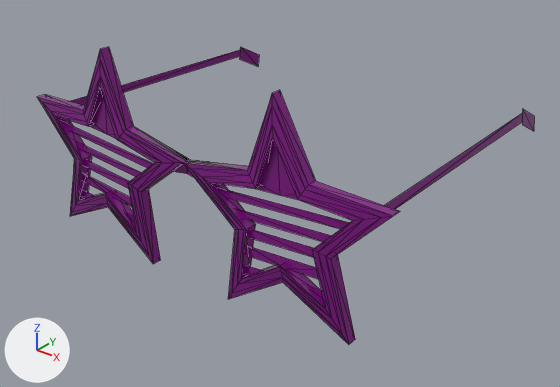
The glTF model addons/Cubiix_Assets/Mods/TTSAsset/Assets/Mesh/Character/Face_Accessories/Star_Shades.gltf, before and after one commit.
The view is the same before and after, from a 50 mm lens placed at (2.63, -3.74, 5.21), pointed at (0.04, -0.5, 3.2). The lights are fixed; the arrows at lower left show +X, +Y and +Z. Mesh edges are drawn as thin lines. Vertices at the same position are counted once.

Objects in the first picture: 'Star_Shades'.
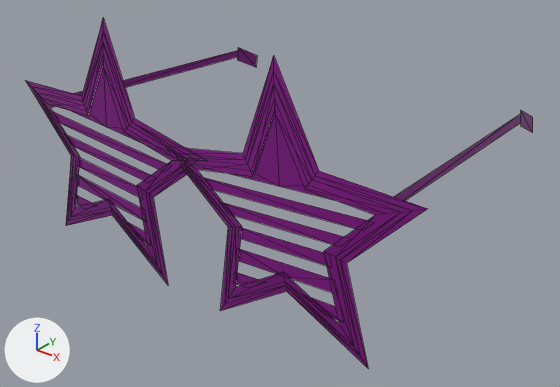
Pixel boxes [x1, y1, x2, y2] of what changed, in the pictures (560 x 387 px; the box of a moved part takes in the faces that stretch with it):
'Star_Shades', reshaped (18% taller): before [37, 47, 535, 344]; after [26, 18, 533, 368]
part 1 of me_circle_007, moved or reshaped: before [89, 94, 117, 139]; after [72, 65, 143, 144]
part 2 of me_circle_007, moved or reshaped: before [84, 174, 132, 207]; after [78, 176, 143, 220]
part 3 of me_circle_007, moved or reshaped: before [69, 47, 259, 105]; after [50, 47, 257, 108]
part 4 of me_circle_007, moved or reshaped: before [254, 143, 297, 200]; after [228, 113, 336, 201]
part 5 of me_circle_007, moved or reshaped: before [247, 246, 319, 279]; after [239, 249, 332, 292]
part 6 of me_circle_007, moved or reshaped: before [384, 109, 535, 209]; after [394, 110, 533, 201]
part 7 of me_circle_007, rebuilt: before [85, 160, 129, 189]; after [79, 158, 139, 197]
part 8 of me_circle_007, rebuilt (29% wider, 27% taller): before [76, 141, 141, 177]; after [67, 135, 151, 181]
part 9 of me_circle_007, rebuilt (28% wider, 28% taller): before [64, 122, 153, 168]; after [52, 111, 166, 170]
part 10 of me_circle_007, rebuilt (32% wider, 30% taller): before [249, 229, 314, 258]; after [241, 228, 327, 266]
part 11 of me_circle_007, rebuilt (24% wider, 20% taller): before [235, 208, 331, 242]; after [224, 203, 343, 244]
part 12 of me_circle_007, rebuilt (26% wider, 26% taller): before [220, 188, 350, 229]; after [203, 177, 367, 229]
part 13 of me_circle_007, added (purple): after [26, 18, 187, 285]
part 14 of me_circle_007, added (purple): after [185, 56, 427, 368]
part 15 of me_circle_007, deleted: before [245, 265, 263, 275]
part 16 of me_circle_007, deleted: before [82, 190, 95, 199]
part 17 of me_circle_007, deleted: before [308, 286, 323, 300]
part 18 of me_circle_007, cut back: before [37, 47, 400, 344]; after [76, 195, 338, 320]

Diff of the bpy script that builds the scene:
```diff
--- a/addons/Cubiix_Assets/Mods/TTSAsset/Assets/Mesh/Character/Face_Accessories/Star_Shades.gltf.py
+++ b/addons/Cubiix_Assets/Mods/TTSAsset/Assets/Mesh/Character/Face_Accessories/Star_Shades.gltf.py
@@ me_circle_007 @@
-me_circle_007.from_pydata(...)  # 201 vertices, 297 faces; spans x -1.21..1.21, y -1.25..0.64, z 2.95..4.13
+me_circle_007.from_pydata(...)  # 163 vertices, 169 faces; spans x -1.35..1.35, y -1.23..0.61, z 2.82..4.29
+# me_circle_007 part 1: the loose piece of 6 vertices spanning x -1.07..-0.15, y -1.22..-1.21, z 3.61..3.98 is scaled about its middle by 1.24, then moved by (0.0, 0.0, 0.08)
+# me_circle_007 part 2: the loose piece of 5 vertices spanning x -0.89..-0.39, y -1.22, z 3.24..3.34 is scaled about its middle by 1.24, then moved by (0.0, 0.0, -0.04)
+# me_circle_007 part 3: the loose piece of 8 vertices spanning x -1.1..-1.07, y -1.18..0.64, z 3.5..3.7 is multiplied about its middle by the matrix ((1.0, 0.014, 0.016), (-0.014, 1.0, 0.02), (-0.016, -0.021, 1.0)), then moved by (-0.01, -0.02, 0.02)
+# me_circle_007 part 4: the loose piece of 6 vertices spanning x 0.15..1.07, y -1.22..-1.21, z 3.61..3.98 is scaled about its middle by 1.24, then moved by (0.0, 0.0, 0.08)
+# me_circle_007 part 5: the loose piece of 5 vertices spanning x 0.39..0.89, y -1.22, z 3.24..3.34 is scaled about its middle by 1.24, then moved by (0.0, 0.0, -0.04)
+# me_circle_007 part 6: the loose piece of 8 vertices spanning x 1.07..1.1, y -1.18..0.64, z 3.5..3.7 is multiplied about its middle by the matrix ((1.0, -0.014, -0.016), (0.014, 1.0, 0.02), (0.016, -0.021, 1.0)), then moved by (0.01, -0.02, 0.02)
+# me_circle_007 part 7: the loose piece of 4 vertices spanning x -0.86..-0.4, y -1.22, z 3.35..3.43 is rebuilt with 4 vertices and now spans x -0.91..-0.35, y -1.22, z 3.32..3.43
+# me_circle_007 part 8: the loose piece of 4 vertices spanning x -0.93..-0.3, y -1.22..-1.21, z 3.44..3.53 is rebuilt with 4 vertices and now spans x -1.01..-0.23, y -1.22..-1.21, z 3.44..3.55
+# me_circle_007 part 9: the loose piece of 4 vertices spanning x -1.03..-0.2, y -1.22..-1.21, z 3.52..3.62 is rebuilt with 4 vertices and now spans x -1.12..-0.1, y -1.22..-1.21, z 3.54..3.67
+# me_circle_007 part 10: the loose piece of 4 vertices spanning x 0.4..0.86, y -1.22, z 3.35..3.43 is rebuilt with 4 vertices and now spans x 0.35..0.91, y -1.22, z 3.32..3.43
+# me_circle_007 part 11: the loose piece of 4 vertices spanning x 0.3..0.93, y -1.22..-1.21, z 3.44..3.53 is rebuilt with 4 vertices and now spans x 0.23..1.01, y -1.22..-1.21, z 3.44..3.55
+# me_circle_007 part 12: the loose piece of 4 vertices spanning x 0.2..1.03, y -1.22..-1.21, z 3.52..3.62 is rebuilt with 4 vertices and now spans x 0.1..1.12, y -1.22..-1.21, z 3.54..3.67
+# me_circle_007 part 13: a new loose piece of 40 vertices spanning x -1.35..0.15, y -1.23..-1.19, z 2.82..4.29, in mat_mainhat (purple #800e85)
+# me_circle_007 part 14: a new loose piece of 40 vertices spanning x -0.15..1.35, y -1.23..-1.19, z 2.82..4.29, in mat_mainhat (purple #800e85)
+# me_circle_007 part 15: the loose piece of 4 vertices spanning x 0.37..0.55, y -1.22, z 3.13..3.2 is deleted
+# me_circle_007 part 16: the loose piece of 4 vertices spanning x -0.92..-0.73, y -1.22, z 3.16..3.22 is deleted
+# me_circle_007 part 17: the loose piece of 4 vertices spanning x 0.73..0.92, y -1.22, z 3.16..3.22 is deleted
+# me_circle_007 part 18: 118 vertices removed from x -1.21..1.21, y -1.25..-1.17, z 2.95..4.13; 16 vertices added at x -0.99..0.99, y -1.23..-1.22, z 3.05..3.17
 me_circle_007.materials.append(mat_mainhat)
```
